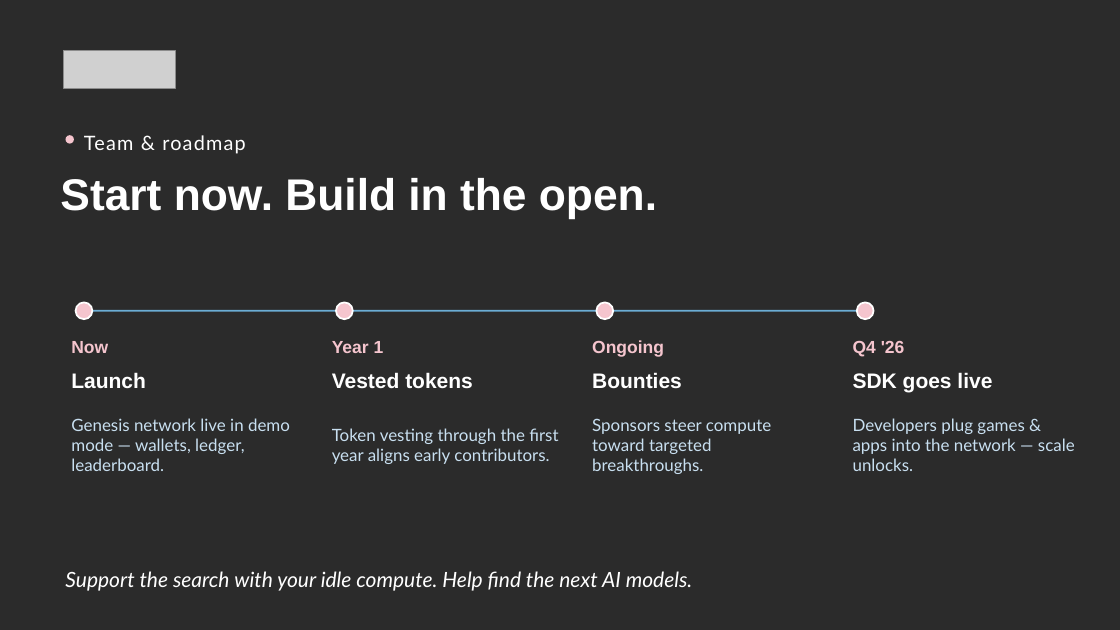
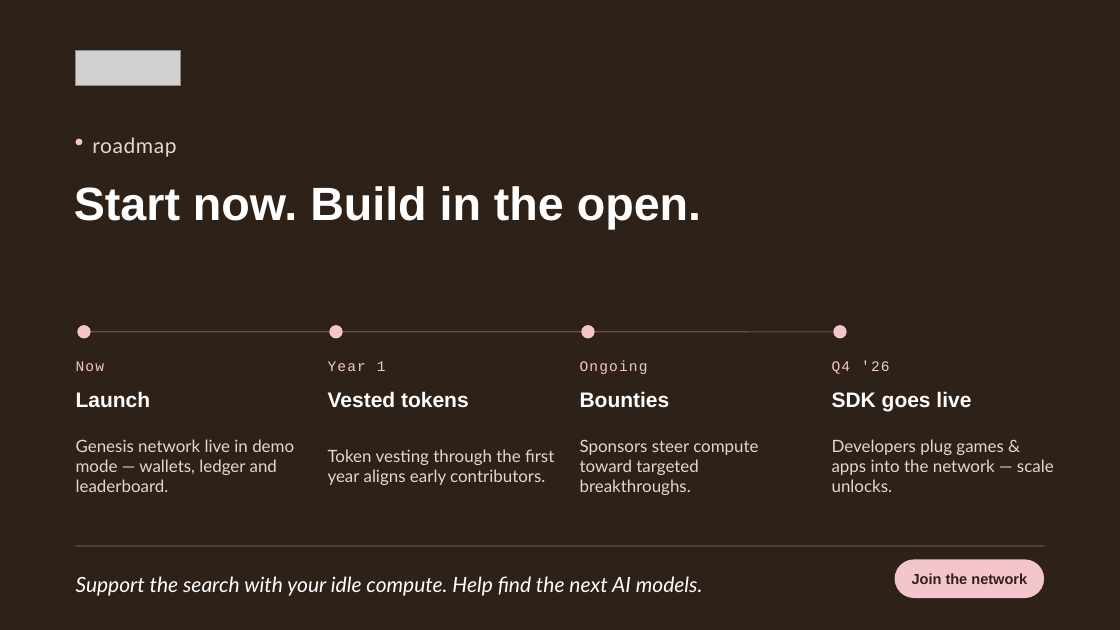
Before and after one commit to prevector/SAGI, a slide deck: slide 5 of SAGI-pitch.pptx. Drawn at 1120x630 pixels with LibreOffice and Linux fonts; fonts in the diff are those of the drawing; grey boxes stand for pictures; background and template pictures are left out; a plain dark background stands for a picture behind light text. Boxes give left, top, right and bottom in pixels: in the first picture for what was removed or moved away, otherwise in the second. Text is boxed around its words. In the diff, an @@ line names an element or a change of style, - is before the commit and + after.

```diff
--- a/SAGI-pitch.pptx
+++ b/SAGI-pitch.pptx
@@ background picture (left out) to #2E2118 @@
@@ picture resized from (x1=63, y1=50, x2=175, y2=88) to (x1=76, y1=50, x2=181, y2=86) @@
@@ ellipse moved from (x1=66, y1=135, x2=74, y2=144) to (x1=76, y1=139, x2=82, y2=145) @@
@@ text at (x1=92, y1=137, x2=176, y2=157): text changed; size 17 to 18 pt; text colour #FFFFFF to #E4D8C8 @@
-Team & roadmap
+roadmap
@@ text "Start now. Build in the ..." moved from (x1=60, y1=178, x2=657, y2=219) to (x1=74, y1=186, x2=701, y2=229) @@
@@ text "Start now. Build in the ..." at (x1=74, y1=186, x2=701, y2=229): size 38 to 40 pt @@
@@ ellipse moved from (x1=76, y1=302, x2=92, y2=319) to (x1=77, y1=325, x2=91, y2=339) @@
@@ ellipse moved from (x1=336, y1=302, x2=353, y2=319) to (x1=329, y1=325, x2=343, y2=339) @@
@@ ellipse moved from (x1=597, y1=302, x2=613, y2=319) to (x1=581, y1=325, x2=595, y2=339) @@
@@ outline #FFFFFF 1.5 pt to none in 4 elements at (x1=77, y1=325, x2=91, y2=339), (x1=329, y1=325, x2=343, y2=339), (x1=581, y1=325, x2=595, y2=339), (x1=833, y1=325, x2=847, y2=339) @@
@@ ellipse moved from (x1=857, y1=302, x2=874, y2=319) to (x1=833, y1=325, x2=847, y2=339) @@
@@ text "Now" moved from (x1=71, y1=341, x2=108, y2=353) to (x1=76, y1=361, x2=104, y2=371) @@
@@ line moved from (84, 311) - (865, 311) to (84, 332) - (840, 332) @@
@@ line (84, 332) - (840, 332): stroke #6BADD4 1.5 pt to #6B4F35 1 pt @@
@@ text "Year 1" moved from (x1=332, y1=341, x2=384, y2=353) to (x1=328, y1=361, x2=386, y2=371) @@
@@ text "Ongoing" moved from (x1=592, y1=340, x2=664, y2=357) to (x1=580, y1=360, x2=648, y2=374) @@
@@ size 15 to 12.5 pt, font Arial to Courier New, letter spacing 0 to 1 pt, bold off in 4 elements at (x1=76, y1=361, x2=104, y2=371), (x1=328, y1=361, x2=386, y2=371), (x1=580, y1=360, x2=648, y2=374), (x1=832, y1=360, x2=890, y2=374) @@
@@ text "Q4 '26" moved from (x1=853, y1=341, x2=905, y2=357) to (x1=832, y1=360, x2=890, y2=374) @@
@@ text "Launch" moved from (x1=71, y1=372, x2=146, y2=388) to (x1=76, y1=391, x2=151, y2=408) @@
@@ text "Vested tokens" moved from (x1=332, y1=372, x2=473, y2=388) to (x1=328, y1=391, x2=469, y2=408) @@
@@ text "Bounties" moved from (x1=592, y1=372, x2=682, y2=388) to (x1=580, y1=391, x2=670, y2=408) @@
@@ text "SDK goes live" moved from (x1=853, y1=372, x2=992, y2=392) to (x1=832, y1=391, x2=971, y2=411) @@
@@ text at (x1=76, y1=439, x2=294, y2=492): text changed; text colour #C8DFF0 to #E4D8C8 @@
-Genesis network live in demo mode — wallets, ledger, leaderboard.
+Genesis network live in demo mode — wallets, ledger and leaderboard.
@@ text "Token vesting through the first ..." moved from (x1=332, y1=428, x2=558, y2=464) to (x1=328, y1=449, x2=554, y2=485) @@
@@ text "Sponsors steer compute toward targeted ..." moved from (x1=592, y1=418, x2=771, y2=474) to (x1=580, y1=439, x2=758, y2=495) @@
@@ text colour #C8DFF0 to #E4D8C8 in 3 elements at (x1=328, y1=449, x2=554, y2=485), (x1=580, y1=439, x2=758, y2=495), (x1=832, y1=439, x2=1054, y2=492) @@
@@ text "Developers plug games & apps ..." moved from (x1=853, y1=418, x2=1075, y2=471) to (x1=832, y1=439, x2=1054, y2=492) @@
@@ text "Support the search with your ..." moved from (x1=65, y1=571, x2=693, y2=591) to (x1=76, y1=576, x2=703, y2=596) @@
@@ line added from (76, 546) to (1044, 546), #6B4F35 1 pt @@
@@ rounded rectangle added at (x1=895, y1=560, x2=1044, y2=598), fill #F5C5CE @@
@@ text added at (x1=912, y1=573, x2=1027, y2=584), 12.5 pt, text #2E2118, bold @@
+Join the network
```
Also in this commit, not shown: 3 other slides changed, 1 slide added, 1 slide removed.
